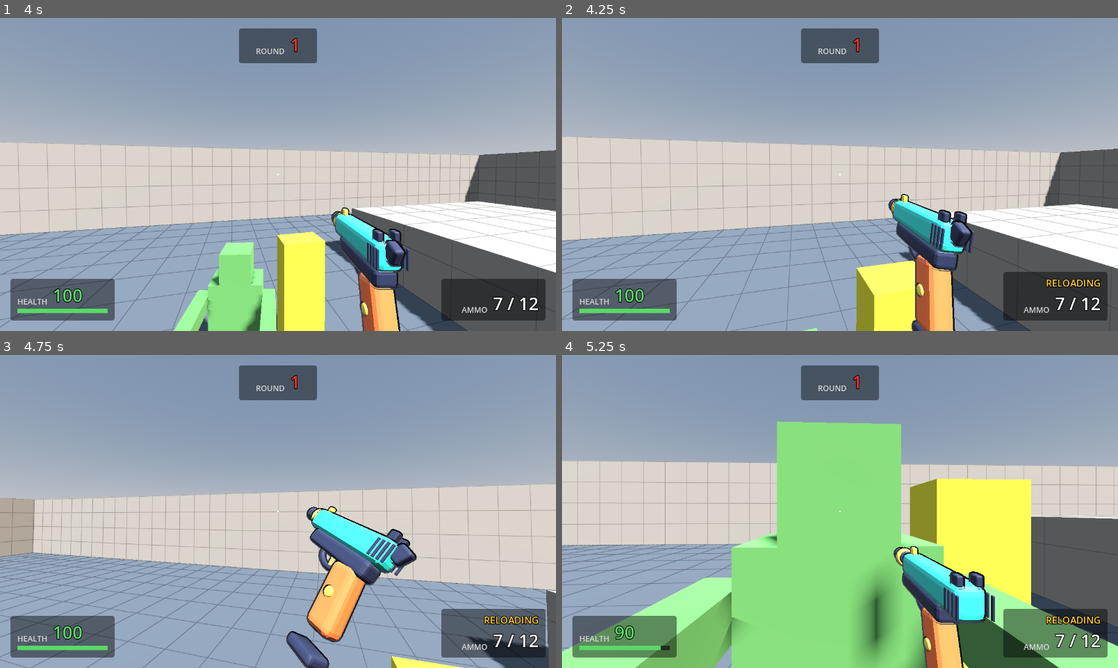
Above: before the commit, frames 1-4 (two rows, left to right).
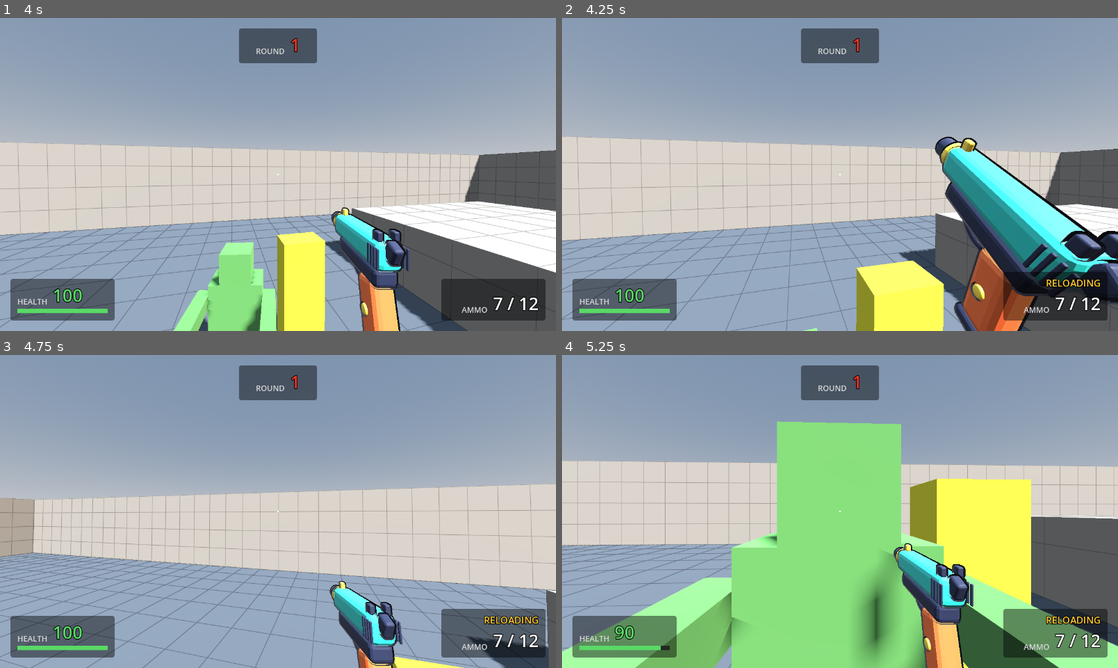
Above: after the commit, the same moments.

Repository: juanakajuan/zombie-survival-fps
Game: Godot game, scene res://levels/test_range.tscn
Two runs of this game, one before a commit and one after it. Both use one fixed random seed, a clock stepped at 60 frames per second and the inputs below.
Inputs (mouse positions are in pixels of both pictures, inside the frame that each line leads up to):
- Up to frame 1 (4 s): tap Enter (restart) at 0.5 s; move the mouse to (305, 174) at 0.52 s; press the mouse at (305, 174) at 0.53 s; hold W (move_forward) from 0.53 s (still down); tap Space (jump) at 0.77, 1.07, 1.52, 1.82, 3.02, 3.32, 3.77 s; move the mouse to (250, 174) at 1.27 s; release the mouse at (250, 174) at 1.28 s; tap Ctrl (crouch) at 1.35 s; click (250, 174) at 1.55 s; move the mouse to (289, 168) at 2.02 s; press the mouse at (289, 168) at 2.03 s; move the mouse to (272, 180) at 2.77 s; release the mouse at (272, 180) at 2.78 s; tap Shift (sprint) at 2.85 s; click (272, 180) at 3.05 s; move the mouse to (316, 177) at 3.52 s; press the mouse at (316, 177) at 3.53 s
- Up to frame 2 (4.25 s): keep holding W (move_forward); tap Space (jump) at 4.07 s; tap R (reload) at 4.15 s
- Up to frame 3 (4.75 s): keep holding W (move_forward); move the mouse to (233, 508) at 4.27 s; release the mouse at (233, 508) at 4.28 s; tap Ctrl (crouch) at 4.35 s; tap Space (jump) at 4.52 s; click (233, 508) at 4.55 s
- Up to frame 4 (5.25 s): keep holding W (move_forward); tap Space (jump) at 4.82 s; move the mouse to (845, 511) at 5.02 s; press the mouse at (845, 511) at 5.03 s

Frame 1 is identical in both runs. In frame 2, 14% of the frame differs, in the area x 58-100%, y 37-100%; in frame 3, 6.5%; in frame 4, 1.7%.

Commit message:
feat: reload by throwing the pistol away and drawing a new one

Diff:
--- a/project.godot
+++ b/project.godot
@@ -94,6 +94,8 @@
 [layer_names]
 
 3d_render/layer_2="player_body"
+3d_physics/layer_1="world"
+3d_physics/layer_2="debris"
 
 [physics]
 
--- a/tests/weapons/test_view_model.gd
+++ b/tests/weapons/test_view_model.gd
@@ -25,26 +25,28 @@
 	assert_true(_pose(player).origin.distance_to(rest.origin) < 0.005, "the gun is back at rest")
 
 
-func test_reload_takes_the_magazine_out_and_puts_it_back() -> void:
+func test_reload_throws_the_gun_behind_the_player_and_draws_a_new_one() -> void:
 	var player := await _spawn_player(SETTLE_FRAMES)
 	var weapon := player.get_node("Head/Camera3D/Weapon") as Weapon
-	var magazine := player.get_node(MODEL_PATH + "/Magazine") as Node3D
+	var model := player.get_node(MODEL_PATH) as Node3D
 	var rest := _pose(player)
 	weapon.try_fire()
 	await physics_frames(SETTLE_FRAMES)
-	var magazine_rest := magazine.position
 	weapon.start_reload()
-	var magazine_left := false
+	var hands_were_empty := false
 	var frames := ceili(weapon.data.reload_time * Engine.physics_ticks_per_second) + 10
 	for i in frames:
 		await physics_frames(1)
-		if not magazine.is_visible_in_tree() or magazine.position.distance_to(magazine_rest) > 0.05:
-			magazine_left = true
-	assert_true(magazine_left, "the magazine leaves the gun during the reload")
+		if not model.is_visible_in_tree():
+			hands_were_empty = true
+	assert_true(hands_were_empty, "the gun leaves the hand during the reload")
+	var thrown := get_tree().get_nodes_in_group("thrown_gun")
+	assert_eq(thrown.size(), 1, "one gun was thrown")
+	var gun := thrown[0] as Node3D
+	assert_true(gun.global_position.z > player.global_position.z + 0.5, "the thrown gun is behind the player")
 	assert_true(not weapon.is_reloading(), "the reload is over")
-	assert_true(magazine.is_visible_in_tree(), "the magazine is back")
-	assert_true(magazine.position.distance_to(magazine_rest) < 0.001, "the magazine is in place")
-	assert_true(_pose(player).origin.distance_to(rest.origin) < 0.005, "the gun is back at rest")
+	assert_true(model.is_visible_in_tree(), "a new gun is in the hand")
+	assert_true(_pose(player).origin.distance_to(rest.origin) < 0.005, "the new gun is at rest")
 
 
 func test_sprinting_points_the_gun_away_from_the_crosshair() -> void:
--- a/tests/weapons/test_weapon.gd
+++ b/tests/weapons/test_weapon.gd
@@ -3,6 +3,7 @@
 const DUMMY_SCENE: PackedScene = preload("res://targets/target_dummy.tscn")
 const PLAYER_SCENE: PackedScene = preload("res://player/player.tscn")
 const WEAPON_SCENE: PackedScene = preload("res://weapons/weapon.tscn")
+const THROWN_GUN_SCENE: PackedScene = preload("res://weapons/pistol_thrown.tscn")
 const PISTOL: WeaponData = preload("res://weapons/pistol.tres")
 const TARGET_DISTANCE := 5.0
 const FRAME_MARGIN := 2
@@ -164,6 +165,19 @@
 		if mesh.is_visible_in_tree() and camera.is_position_in_frustum(center):
 			in_view += 1
 	assert_true(in_view > 0, "the pistol model is in the camera view")
+
+
+func test_shot_goes_through_a_thrown_gun() -> void:
+	var weapon := _spawn_weapon(_data())
+	var dummy := await _spawn_dummy(Vector3(0.0, 0.0, -TARGET_DISTANCE))
+	var gun := THROWN_GUN_SCENE.instantiate() as RigidBody3D
+	gun.freeze = true
+	add_child(gun)
+	gun.global_position = Vector3(0.0, weapon.global_position.y, -TARGET_DISTANCE / 2.0)
+	await physics_frames(FRAME_MARGIN)
+	var health := Health.find_on(dummy)
+	assert_true(weapon.try_fire(), "shot fires")
+	assert_true(health.current < health.max_health, "the dummy behind the thrown gun is hit")
 
 
 func _data() -> WeaponData:
--- /dev/null
+++ b/weapons/pistol_thrown.tscn
@@ -0,0 +1,22 @@
+[gd_scene format=3]
+
+[ext_resource type="Script" path="res://weapons/thrown_gun.gd" id="1_thrown"]
+[ext_resource type="PackedScene" path="res://weapons/pistol.glb" id="2_model"]
+
+[sub_resource type="BoxShape3D" id="shape"]
+size = Vector3(0.05, 0.21, 0.26)
+
+[sub_resource type="PhysicsMaterial" id="bounce"]
+bounce = 0.35
+
+[node name="PistolThrown" type="RigidBody3D" groups=["thrown_gun"]]
+collision_layer = 2
+mass = 0.8
+physics_material_override = SubResource("bounce")
+script = ExtResource("1_thrown")
+
+[node name="CollisionShape3D" type="CollisionShape3D" parent="."]
+transform = Transform3D(1, 0, 0, 0, 1, 0, 0, 0, 1, 0, 0.02, -0.07)
+shape = SubResource("shape")
+
+[node name="Model" parent="." instance=ExtResource("2_model")]
--- a/weapons/pistol_view.tscn
+++ b/weapons/pistol_view.tscn
@@ -2,13 +2,14 @@
 
 [ext_resource type="Script" path="res://weapons/view_model.gd" id="1_view"]
 [ext_resource type="PackedScene" path="res://weapons/pistol.glb" id="2_model"]
+[ext_resource type="PackedScene" path="res://weapons/pistol_thrown.tscn" id="3_thrown"]
 
-[node name="PistolView" type="Node3D" node_paths=PackedStringArray("motion", "model", "slide", "magazine")]
+[node name="PistolView" type="Node3D" node_paths=PackedStringArray("motion", "model", "slide")]
 script = ExtResource("1_view")
 motion = NodePath("Motion")
 model = NodePath("Motion/Model")
 slide = NodePath("Motion/Model/Slide")
-magazine = NodePath("Motion/Model/Magazine")
+thrown_scene = ExtResource("3_thrown")
 
 [node name="Motion" type="Node3D" parent="."]
 transform = Transform3D(1, 0, 0, 0, 1, 0, 0, 0, 1, 0.16, -0.19, -0.3)
--- /dev/null
+++ b/weapons/thrown_gun.gd
@@ -0,0 +1,13 @@
+class_name ThrownGun
+extends RigidBody3D
+## A gun the player threw away. It tumbles as debris, then shrinks away after its lifetime.
+
+@export_range(0.5, 120.0, 0.5, "suffix:s") var lifetime: float = 10.0
+@export_range(0.05, 2.0, 0.05, "suffix:s") var shrink_time: float = 0.4
+
+
+func _ready() -> void:
+	var tween := create_tween()
+	tween.tween_interval(lifetime)
+	tween.tween_property(self, "scale", Vector3.ONE * 0.01, shrink_time).set_ease(Tween.EASE_IN).set_trans(Tween.TRANS_BACK)
+	tween.tween_callback(queue_free)
--- a/weapons/view_model.gd
+++ b/weapons/view_model.gd
@@ -3,12 +3,12 @@
 ## First-person weapon model. Make it the root of a `view_model` scene, with this layout:
 ## ViewModel > Motion > Model. Motion holds the hand position and follows the player's movement
 ## (bob, sprint, crouch, jump, landing, look sway). Model plays the one-shot motions
-## (raise, recoil, reload, lower on death) relative to Motion.
+## (raise, recoil, reload, lower on death) relative to Motion. A reload throws the gun away
+## over the shoulder as debris and draws an identical new one.
 
 @export var motion: Node3D
 @export var model: Node3D
 @export var slide: Node3D
-@export var magazine: Node3D
 
 @export_group("Raise")
 @export_range(0.0, 2.0, 0.01, "suffix:s") var raise_time: float = 0.45
@@ -21,12 +21,17 @@
 @export_range(0.01, 1.0, 0.01, "suffix:s") var recoil_time: float = 0.14
 
 @export_group("Reload")
-## Where the gun moves during a reload, so that the player can see the magazine change.
-@export var reload_offset: Vector3 = Vector3(-0.06, 0.08, 0.0)
-@export_range(-90.0, 90.0, 1.0, "suffix:°") var reload_tilt: float = 15.0
-@export_range(-90.0, 90.0, 1.0, "suffix:°") var reload_roll: float = 35.0
-@export_range(-90.0, 90.0, 1.0, "suffix:°") var reload_yaw: float = 20.0
-@export_range(0.0, 0.5, 0.005, "suffix:m") var magazine_drop: float = 0.15
+## The gun that flies away. With none, the gun only goes out of view and comes back.
+@export var thrown_scene: PackedScene
+## Where the gun moves before the throw, relative to its rest place.
+@export var wind_up_offset: Vector3 = Vector3(0.03, 0.06, 0.08)
+@export_range(-90.0, 90.0, 1.0, "suffix:°") var wind_up_angle: float = 35.0
+## How far the gun moves in view space during the toss, before it flies free as debris.
+@export var toss_offset: Vector3 = Vector3(0.06, 0.5, 0.2)
+## Throw velocity in view space: +X is right, +Y is up, +Z is back. The player's own velocity is added.
+@export var throw_velocity: Vector3 = Vector3(1.5, 3.5, 4.0)
+## Spin in view space, in rad/s. +X flips the muzzle up and back.
+@export var throw_spin: Vector3 = Vector3(14.0, 0.0, 3.0)
 
 @export_group("Bob")
 ## Bob cycles for each metre the player moves on the floor.
@@ -61,8 +66,9 @@
 var _motion_rest: Transform3D
 var _model_rest: Transform3D
 var _slide_rest: Vector3
-var _magazine_rest: Vector3
 var _tween: Tween
+var _wind_up: Transform3D
+var _toss_time := 0.0
 var _player: Player
 var _lowered := false
 
@@ -82,7 +88,6 @@
 	_motion_rest = motion.transform
 	_model_rest = model.transform
 	_slide_rest = slide.position
-	_magazine_rest = magazine.position
 	_player = _find_player()
 	_last_view = _view_angles()
 	if _player != null:
@@ -164,22 +169,41 @@
 		return
 	_restart_tween()
 	var time := weapon.data.reload_time
-	var tilted := _model_rest.translated_local(reload_offset) \
-		.rotated_local(Vector3.UP, deg_to_rad(reload_yaw)) \
-		.rotated_local(Vector3.RIGHT, deg_to_rad(reload_tilt)) \
-		.rotated_local(Vector3.FORWARD, deg_to_rad(reload_roll))
-	var slide_back := _slide_rest + Vector3(0.0, 0.0, slide_travel)
-	_tween.set_ease(Tween.EASE_IN_OUT).set_trans(Tween.TRANS_CUBIC)
-	_tween.tween_property(model, "transform", tilted, time * 0.2)
-	_tween.tween_property(magazine, "position", _magazine_rest + Vector3(0.0, -magazine_drop, 0.0), time * 0.15) \
-		.set_ease(Tween.EASE_IN)
-	_tween.tween_callback(magazine.hide)
+	_wind_up = _model_rest.translated_local(wind_up_offset).rotated_local(Vector3.RIGHT, deg_to_rad(wind_up_angle))
+	_toss_time = time * 0.2
+	slide.position = _slide_rest
+	_tween.set_ease(Tween.EASE_OUT).set_trans(Tween.TRANS_CUBIC)
+	_tween.tween_property(model, "transform", _wind_up, time * 0.1)
+	_tween.tween_method(_toss_step, 0.0, 1.0, _toss_time).set_ease(Tween.EASE_IN).set_trans(Tween.TRANS_QUAD)
+	_tween.tween_callback(_throw)
 	_tween.tween_interval(time * 0.1)
-	_tween.tween_callback(magazine.show)
-	_tween.tween_property(magazine, "position", _magazine_rest, time * 0.15).set_ease(Tween.EASE_OUT).set_trans(Tween.TRANS_BACK)
-	_tween.tween_property(model, "transform", _model_rest, time * 0.2)
-	_tween.tween_property(slide, "position", slide_back, time * 0.08)
+	_tween.tween_callback(_take_out_new_gun)
+	_tween.tween_property(model, "transform", _model_rest, time * 0.4).set_ease(Tween.EASE_OUT).set_trans(Tween.TRANS_BACK)
+	_tween.tween_property(slide, "position", _slide_rest + Vector3(0.0, 0.0, slide_travel), time * 0.08)
 	_tween.tween_property(slide, "position", _slide_rest, time * 0.07).set_trans(Tween.TRANS_BACK)
+
+
+## Moves the gun along the toss. progress goes from 0 at the wind-up to 1 where the gun flies free.
+func _toss_step(progress: float) -> void:
+	model.transform = _wind_up.translated(toss_offset * progress) \
+		.rotated_local(Vector3.RIGHT, throw_spin.x * _toss_time * progress)
+
+
+func _throw() -> void:
+	model.hide()
+	if thrown_scene == null or _player == null:
+		return
+	var gun := thrown_scene.instantiate() as RigidBody3D
+	_player.get_parent().add_child(gun)
+	gun.global_transform = model.global_transform
+	gun.add_collision_exception_with(_player)
+	gun.linear_velocity = _player.velocity + global_basis * throw_velocity
+	gun.angular_velocity = global_basis * throw_spin
+
+
+func _take_out_new_gun() -> void:
+	model.transform = _lowered_transform()
+	model.show()
 
 
 ## Puts every part at rest, so a reload always ends with the gun ready even if its motion was cut short.
@@ -190,8 +214,7 @@
 		_tween.kill()
 	model.transform = _model_rest
 	slide.position = _slide_rest
-	magazine.position = _magazine_rest
-	magazine.show()
+	model.show()
 
 
 func _on_player_died() -> void:
--- a/weapons/weapon.gd
+++ b/weapons/weapon.gd
@@ -10,6 +10,8 @@
 enum State { READY, RELOADING }
 
 @export var data: WeaponData
+## Physics layers that a shot can hit. Debris, such as thrown guns, is not on them.
+@export_flags_3d_physics var hit_mask: int = 1
 
 var ammo: int
 ## When false, the fire and reload actions do nothing. The owner turns it off while the mouse is released.
@@ -81,6 +83,7 @@
 func _shoot() -> void:
 	var query := PhysicsRayQueryParameters3D.create(global_position, global_position - global_basis.z * data.max_range)
 	query.exclude = _excluded
+	query.collision_mask = hit_mask
 	query.hit_from_inside = true
 	var result: Dictionary = get_world_3d().direct_space_state.intersect_ray(query)
 	if result.is_empty():
Not shown, added: weapons/thrown_gun.gd.uid
Not shown, changed: DESIGN.md
